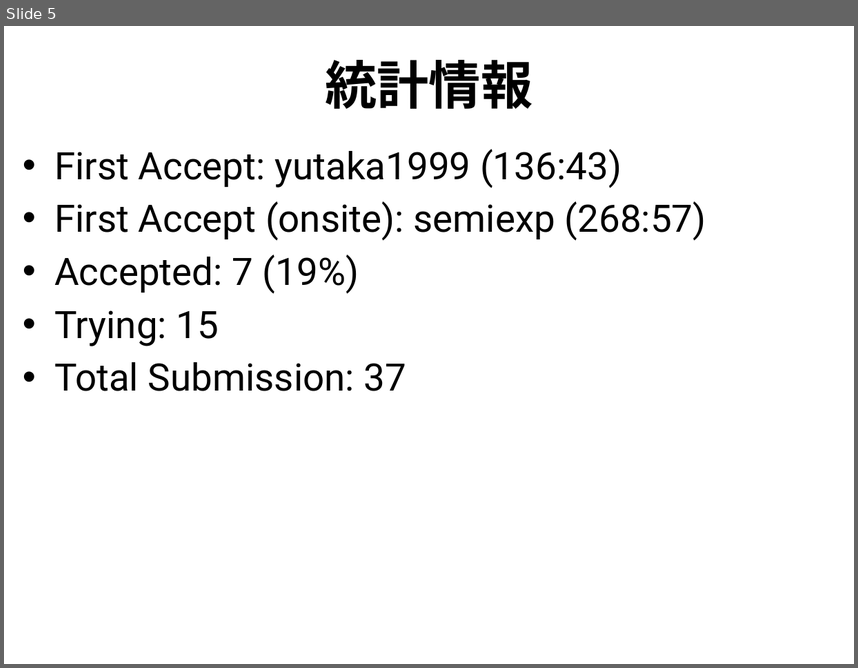
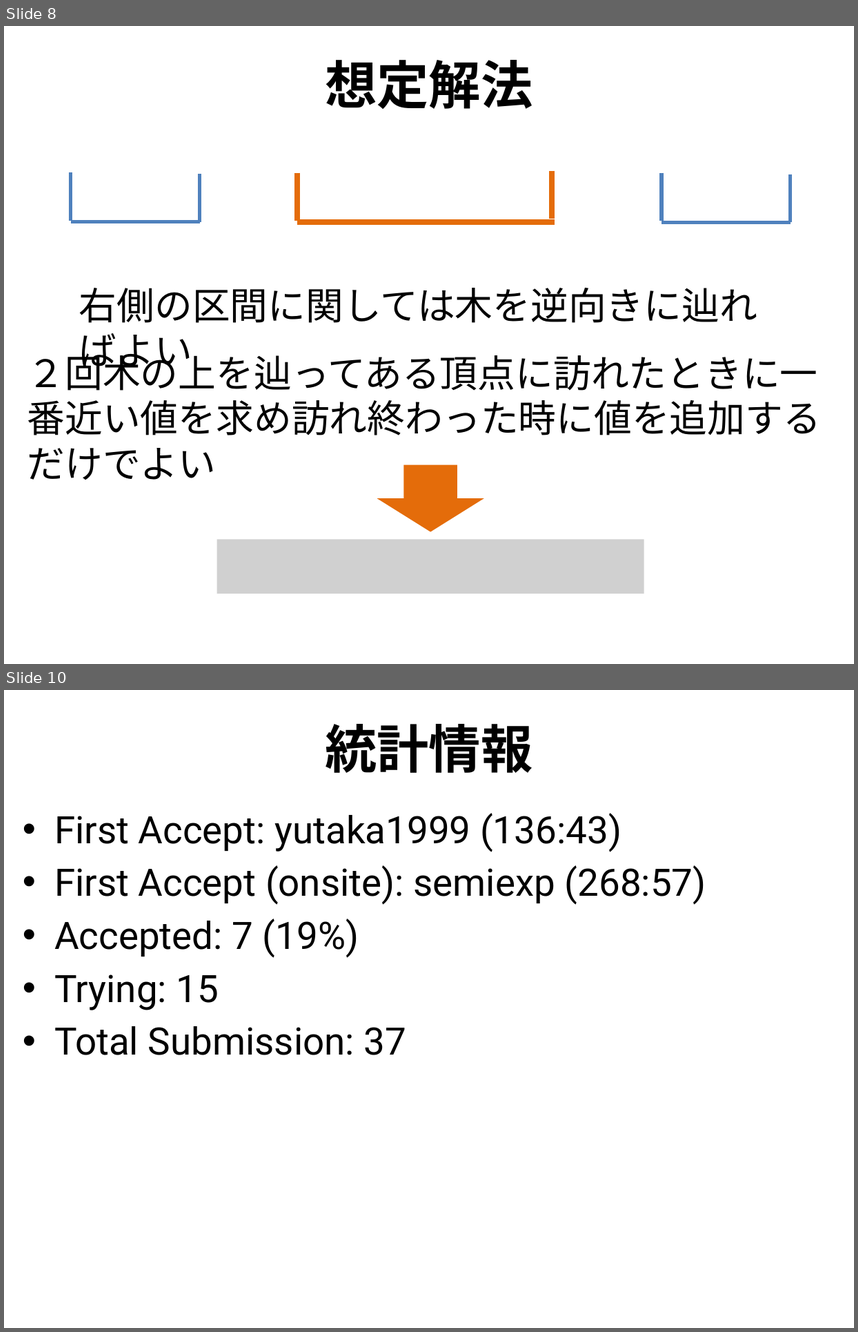
Before and after one commit to utpcjp/utpcjp.github.com, a slide deck: 2013/slides/I.pptx. Shown one above the other, each under a label of ours: slide 5 before the commit, slides 8 and 10 after it; the slides between them are not shown. The pictures are 858x668 and 858x1332 pixels, drawn with LibreOffice and Linux fonts; fonts in the diff are those of the drawing; grey boxes stand for pictures. Boxes give left, top, right and bottom in pixels: in the first picture for what was removed or moved away, otherwise in the second. Text is boxed around its words. In the diff, an @@ line names an element or a change of style, - is before the commit and + after.

```diff
--- a/2013/slides/I.pptx
+++ b/2013/slides/I.pptx
@@ slide 8 added at (x1=4, y1=26, x2=854, y2=664), background #FFFFFF @@
@@ title added at (x1=325, y1=60, x2=533, y2=109), 44 pt, text #000000, bold @@
+想定解法
@@ line added from (553, 170) to (553, 219), #E46C0A 4.5 pt @@
@@ line added from (70, 172) to (70, 221), #4F81BD 3 pt @@
@@ line added from (199, 174) to (199, 221), #4F81BD 3 pt @@
@@ line added from (297, 173) to (297, 221), #E46C0A 4.5 pt @@
@@ line added from (662, 173) to (662, 221), #4F81BD 3 pt @@
@@ line added from (791, 174) to (791, 223), #4F81BD 3 pt @@
@@ line added from (70, 221) to (199, 221), #4F81BD 3 pt @@
@@ line added from (297, 223) to (555, 223), #E46C0A 4.5 pt @@
@@ line added from (662, 223) to (791, 223), #4F81BD 3 pt @@
@@ text added at (x1=79, y1=288, x2=757, y2=374), 32 pt, text #000000 @@
+右側の区間に関しては木を逆向きに辿ればよい
@@ text added at (x1=19, y1=345, x2=843, y2=445), 32 pt, text #000000 @@
+２回木の上を辿ってある頂点に訪れたときに一番近い値を求め訪れ終わった時に値を追加するだけでよい
@@ down arrow added at (x1=377, y1=465, x2=484, y2=532), fill #E46C0A @@
@@ picture added at (x1=217, y1=539, x2=644, y2=593) @@
@@ what was slide 5 is now slide 10 @@
```
Also in this commit, not shown: 3 slides changed, 5 other slides added, 1 slide removed, 6 other files.
